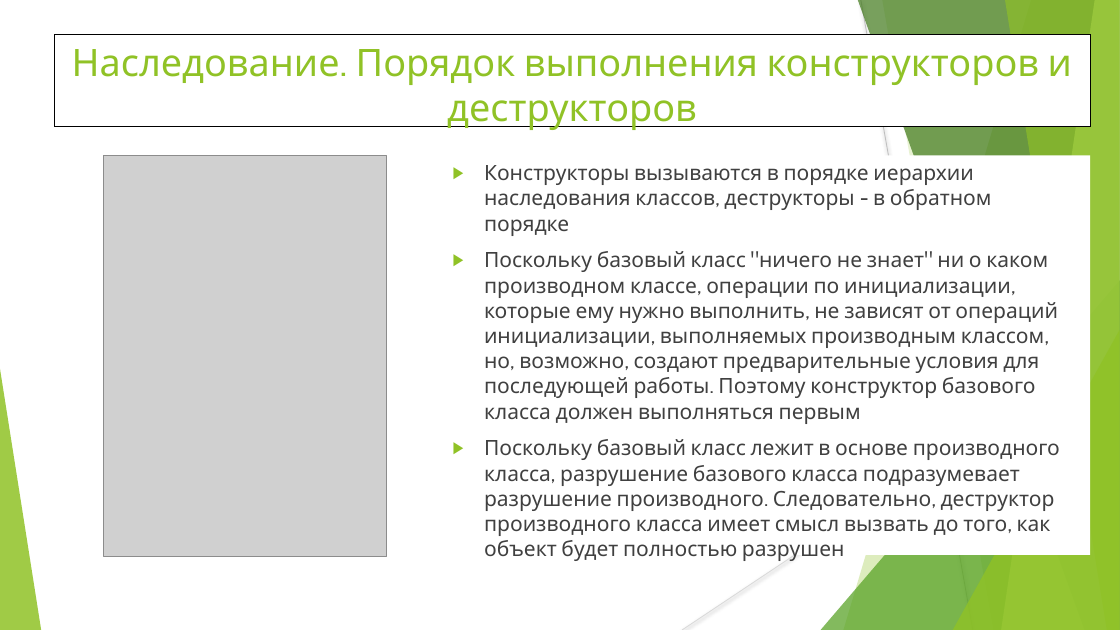
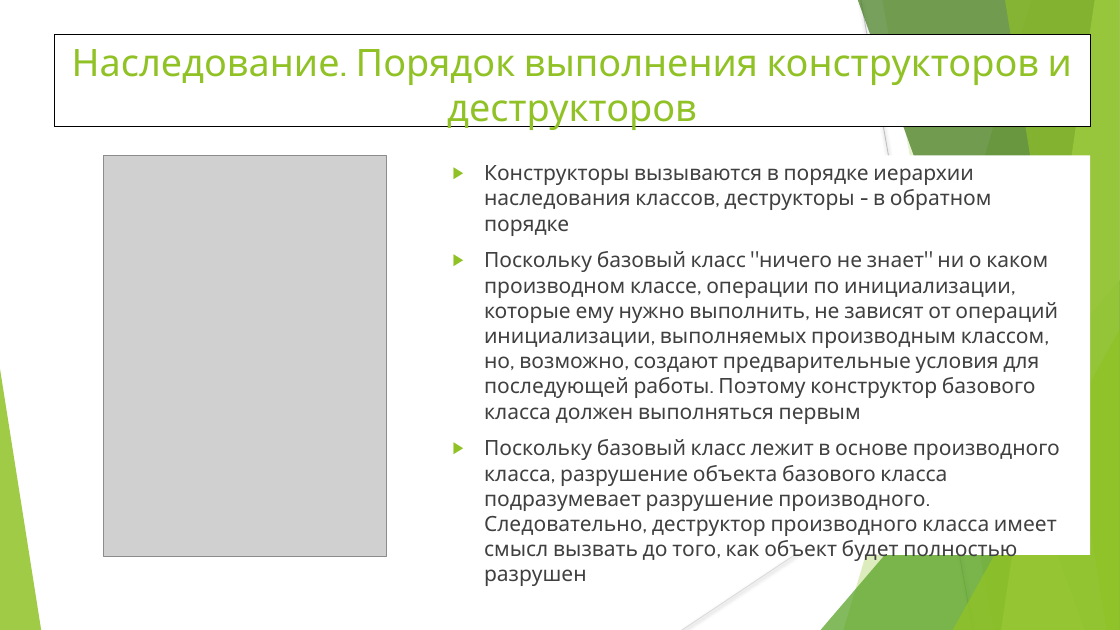
Before and after one commit to WhiteCatStudies/lectures, a slide deck: slide 5 of pt1/lectures/lecture2/lecture2.pptx. Drawn at 1120x630 pixels with LibreOffice and Linux fonts; fonts in the diff are those of the drawing; grey boxes stand for pictures. Boxes give left, top, right and bottom in pixels: in the first picture for what was removed or moved away, otherwise in the second. Text is boxed around its words. In the diff, an @@ line names an element or a change of style, - is before the commit and + after.

```diff
--- a/pt1/lectures/lecture2/lecture2.pptx
+++ b/pt1/lectures/lecture2/lecture2.pptx
@@ text at [484, 439, 1060, 563]: text changed @@
-▶ Поскольку базовый класс лежит в основе производного класса, разрушение базового класса подразумевает разрушение производного. Следовательно, деструктор производного класса имеет смысл вызвать до того, как объект будет полностью разрушен
+▶ Поскольку базовый класс лежит в основе производного класса, разрушение объекта базового класса подразумевает разрушение производного. Следовательно, деструктор производного класса имеет смысл вызвать до того, как объект будет полностью разрушен
```
Also in this commit, not shown: 3 other slides changed.
